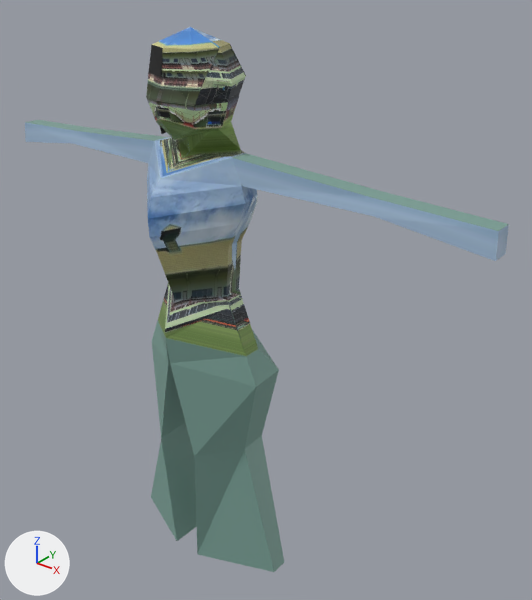
An edit to the COLLADA model animations/wave.dae, drawn before and after from the same camera.
The view is the same before and after, from a 50 mm lens placed at (4.96, -5.1, 6.15), pointed at (0.51, 0.46, 2.7). Arrows for +X, +Y and +Z are at lower left; the lights stay in place.
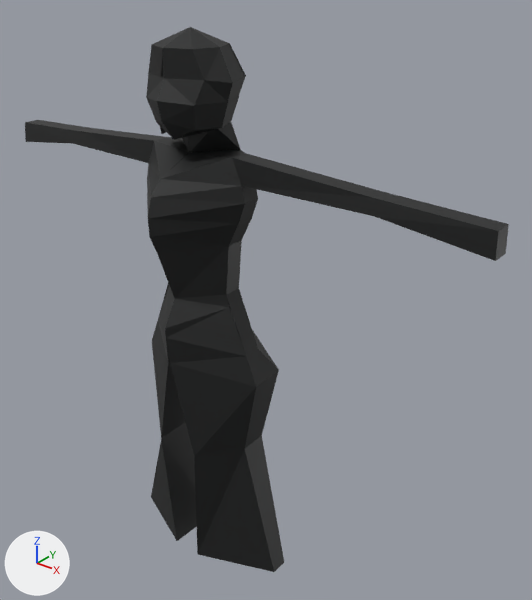
Changed parts and their boxes (x1, y1, x2, y2) in the pictures (532 x 600 px):
'Cylinder', surface changed: (25, 27, 509, 572) in both

Edits to the bpy script that builds the scene:
```text
Add img_board_png:
    img_board_png = load_image('board.png', '../textures/board.png', 1024, 1024, 'sRGB')
Change mat_material:
    mat_material.texture: img_tickets27_png -> img_board_png
```
